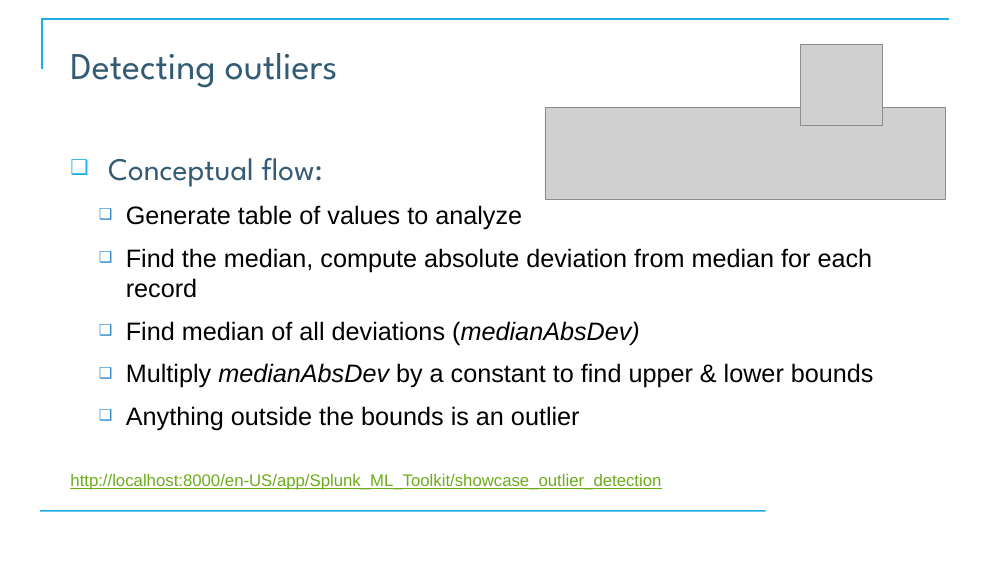
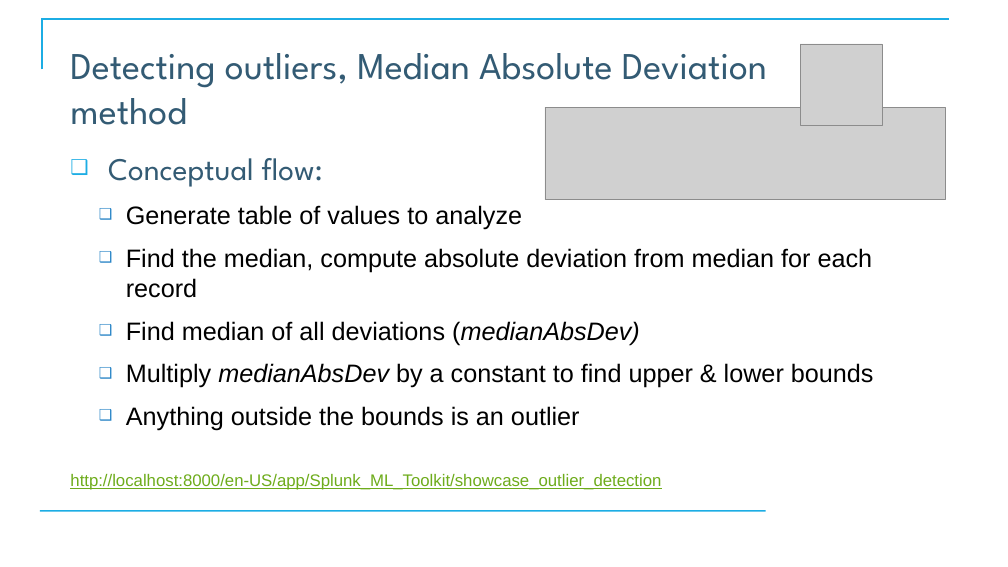
Before and after one commit to CostelloTechnicalConsulting/XSPLK2ClassFiles, a slide deck: slide 86 of ppt/XSPLK2SelfPaced.pptx (slide 85 before the commit). Drawn at 1008x567 pixels with LibreOffice and Linux fonts; fonts in the diff are those of the drawing; grey boxes stand for pictures; background and template pictures are left out. Boxes give left, top, right and bottom in pixels: in the first picture for what was removed or moved away, otherwise in the second. Text is boxed around its words. In the diff, an @@ line names an element or a change of style, - is before the commit and + after.

```diff
--- a/ppt/XSPLK2SelfPaced.pptx
+++ b/ppt/XSPLK2SelfPaced.pptx
@@ title at (x1=70, y1=53, x2=767, y2=125): text changed @@
-Detecting outliers
+Detecting outliers, Median Absolute Deviation method
```
Also in this commit, not shown: 8 other slides changed, 1 slide added.
